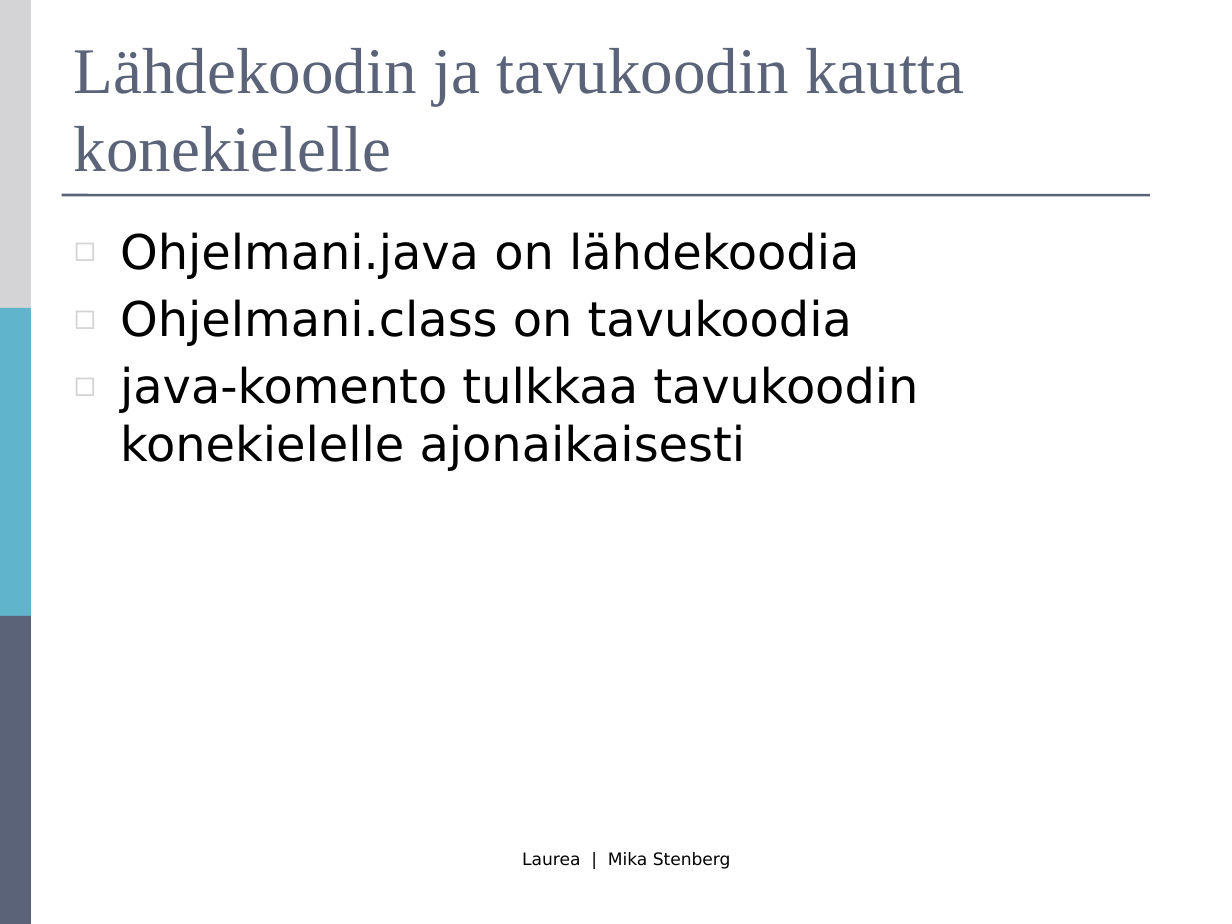
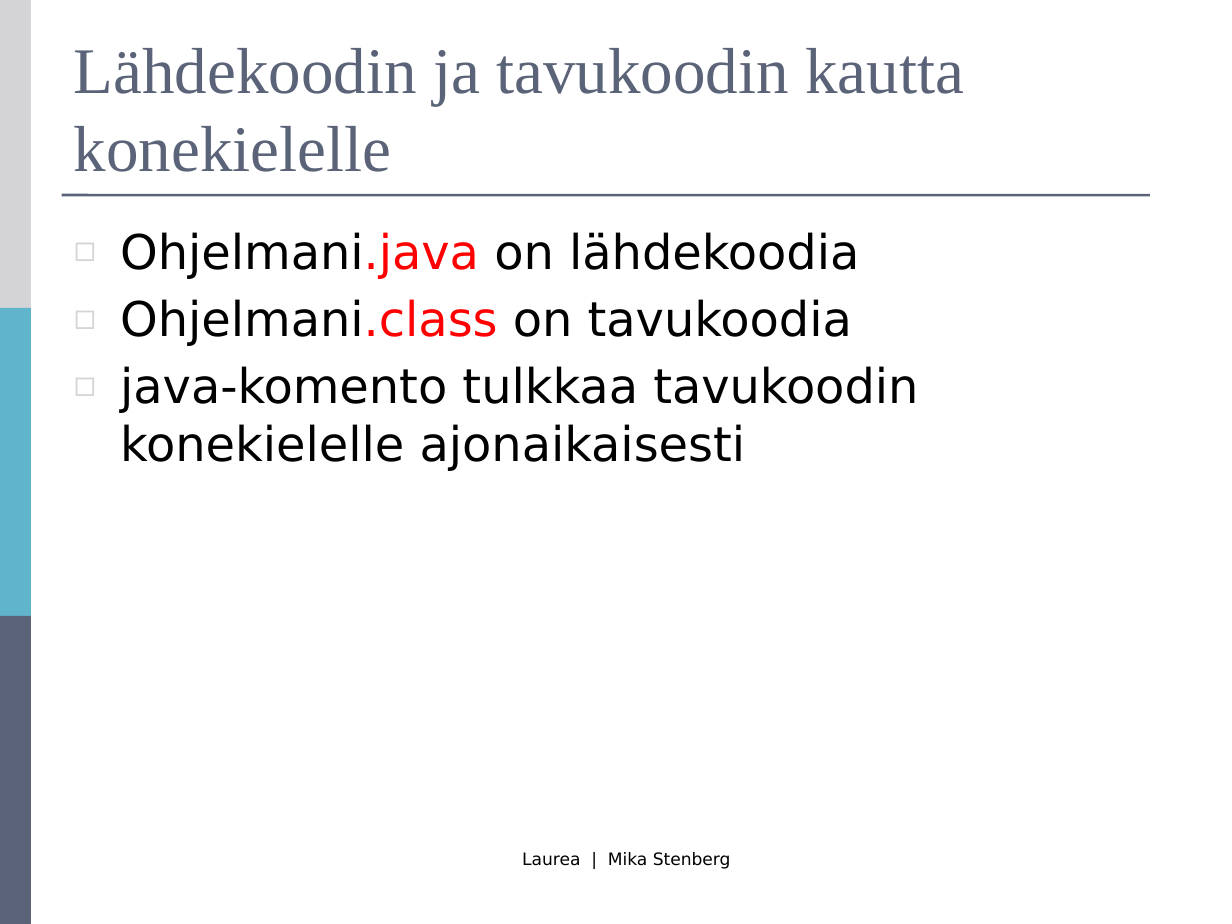
Before and after one commit to mjstenbe/OO_2017, a slide deck: slide 22 of Lecture materials (Antonius)/R0027-Luento-1-Intro.pptx. Drawn at 1232x924 pixels with LibreOffice and Linux fonts; fonts in the diff are those of the drawing. Boxes give left, top, right and bottom in pixels: in the first picture for what was removed or moved away, otherwise in the second. Text is boxed around its words. In the diff, an @@ line names an element or a change of style, - is before the commit and + after.

```diff
--- a/Lecture materials (Antonius)/R0027-Luento-1-Intro.pptx
+++ b/Lecture materials (Antonius)/R0027-Luento-1-Intro.pptx
@@ text at [120, 232, 859, 346]: text colour #000000 to #FF0000 in "Ohjelmani.java", "Ohjelmani.class" @@
```
Also in this commit, not shown: 7 other slides changed, 3 other files.
